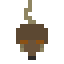
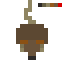
Two versions of the same layered image (64×64). Layer-by-layer changes:
showed "Pallet", painted on it over [38, 3, 62, 7]
